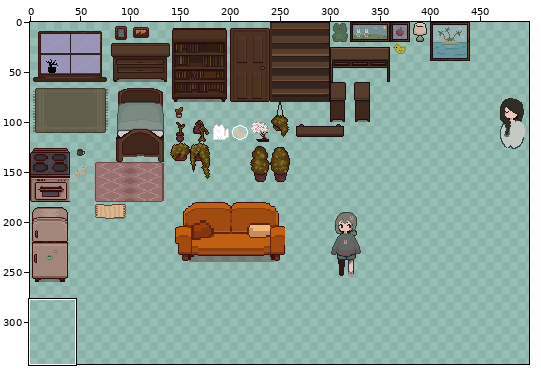
Edited in one commit: sprite sheet (Assets/Sprites/Tileset/furniture_1.png). The first picture is a wide view before the edit; the outline marks the close-up.
Close-up. The starting point:
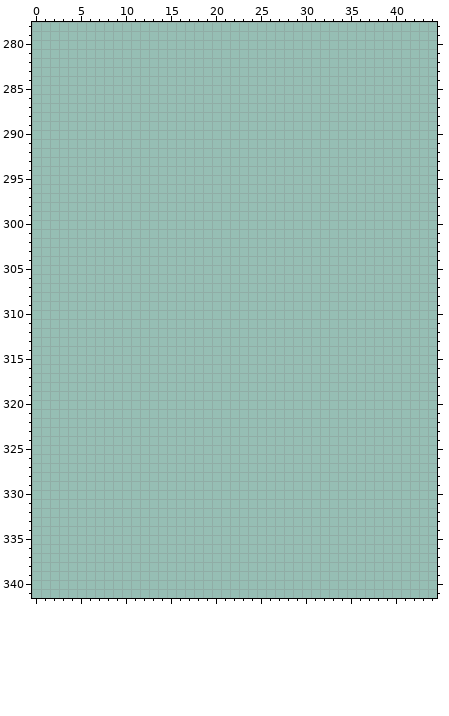
The file is 500x500 pixels. Colours within 5 levels of each other are drawn and written as one. Shown: x 0..44, y 278..341. The wide view leaves out empty margins. The commit also changed other parts of the picture, which this record leaves out.
And afterwards:
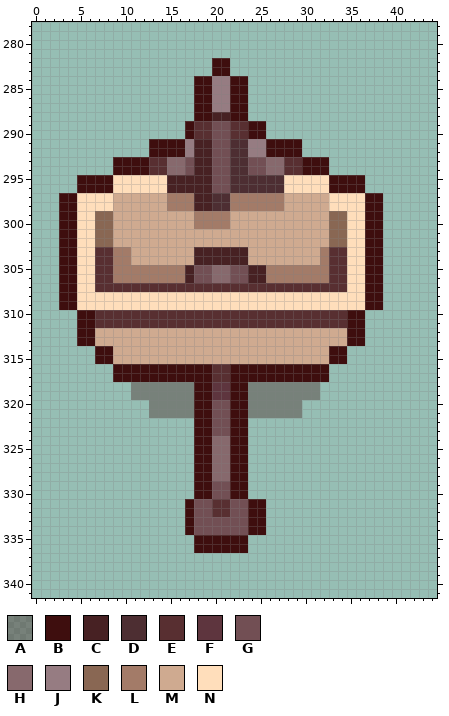
Palette (. is transparent): A #3e0e0e59  B #3e0e0e  C #472123  D #4d2e32  E #582f31  F #5e353e  G #724f54  H #87696d  J #967c82  K #896753  L #a37b68  M #cfaa90  N #ffdebb
The edit:
@@ x 0..44 @@
 281 .............................................
-282 .............................................
-283 .............................................
-284 .............................................
-285 .............................................
-286 .............................................
-287 .............................................
-288 .............................................
-289 .............................................
-290 .............................................
-291 .............................................
-292 .............................................
-293 .............................................
-294 .............................................
-295 .............................................
-296 .............................................
-297 .............................................
-298 .............................................
-299 .............................................
-300 .............................................
-301 .............................................
-302 .............................................
-303 .............................................
-304 .............................................
-305 .............................................
-306 .............................................
-307 .............................................
-308 .............................................
-309 .............................................
-310 .............................................
-311 .............................................
-312 .............................................
-313 .............................................
-314 .............................................
-315 .............................................
-316 .............................................
-317 .............................................
-318 .............................................
-319 .............................................
-320 .............................................
-321 .............................................
-322 .............................................
-323 .............................................
-324 .............................................
-325 .............................................
-326 .............................................
-327 .............................................
-328 .............................................
-329 .............................................
-330 .............................................
-331 .............................................
-332 .............................................
-333 .............................................
-334 .............................................
-335 .............................................
-336 .............................................
+282 ....................BB.......................
+283 ....................BB.......................
+284 ..................BBJJBB.....................
+285 ..................BBJJBB.....................
+286 ..................BBJJBB.....................
+287 ..................BBJJBB.....................
+288 ..................BBCCBB.....................
+289 .................BEEGGEEBB...................
+290 .................BEEGGEEBB...................
+291 .............BBBBJCCGGDDJJBBBB...............
+292 .............BBBBJCCGGDDJJBBBB...............
+293 .........BBBBEEHHGCCGGDDGGHHEEBBB............
+294 .........BBBBEEHHGCCGGDDGGHHEEBBB............
+295 .....BBBBNNNNNNCCCCCGGDDDDDDNNNNNBBBB........
+296 .....BBBBNNNNNNCCCCCGGDDDDDDNNNNNBBBB........
+297 ...BBNNNNMMMMMMLLLCCDDLLLLLLMMMMMNNNNBB......
+298 ...BBNNNNMMMMMMLLLCCDDLLLLLLMMMMMNNNNBB......
+299 ...BBNNKKMMMMMMMMMLLLLMMMMMMMMMMMKKNNBB......
+300 ...BBNNKKMMMMMMMMMLLLLMMMMMMMMMMMKKNNBB......
+301 ...BBNNKKMMMMMMMMMMMMMMMMMMMMMMMMKKNNBB......
+302 ...BBNNKKMMMMMMMMMMMMMMMMMMMMMMMMKKNNBB......
+303 ...BBNNEELLMMMMMMMCCCCCCMMMMMMMMLEENNBB......
+304 ...BBNNEELLMMMMMMMCCCCCCMMMMMMMMLEENNBB......
+305 ...BBNNEELLLLLLLLCGGHHGGCCLLLLLLLEENNBB......
+306 ...BBNNEELLLLLLLLCGGHHGGCCLLLLLLLEENNBB......
+307 ...BBNNEEEEEEEEEEEEEEEEEEEEEEEEEEEENNBB......
+308 ...BBNNNNNNNNNNNNNNNNNNNNNNNNNNNNNNNNBB......
+309 ...BBNNNNNNNNNNNNNNNNNNNNNNNNNNNNNNNNBB......
+310 .....BBEEEEEEEEEEEEEEEEEEEEEEEEEEEEBB........
+311 .....BBEEEEEEEEEEEEEEEEEEEEEEEEEEEEBB........
+312 .....BBMMMMMMMMMMMMMMMMMMMMMMMMMMMMBB........
+313 .....BBMMMMMMMMMMMMMMMMMMMMMMMMMMMMBB........
+314 .......BBMMMMMMMMMMMMMMMMMMMMMMMMBB..........
+315 .......BBMMMMMMMMMMMMMMMMMMMMMMMMBB..........
+316 .........BBBBBBBBBBBEEBBBBBBBBBBB............
+317 .........BBBBBBBBBBBEEBBBBBBBBBBB............
+318 ...........AAAAAAABBFFBBAAAAAAAA.............
+319 ...........AAAAAAABBFFBBAAAAAAAA.............
+320 .............AAAAABBGGBBAAAAAA...............
+321 .............AAAAABBGGBBAAAAAA...............
+322 ..................BBGGBB.....................
+323 ..................BBGGBB.....................
+324 ..................BBHHBB.....................
+325 ..................BBHHBB.....................
+326 ..................BBHHBB.....................
+327 ..................BBHHBB.....................
+328 ..................BBHHBB.....................
+329 ..................BBGGBB.....................
+330 ..................BBGGBB.....................
+331 .................BGGEEGGBB...................
+332 .................BGGEEGGBB...................
+333 .................BGGGGGGBB...................
+334 .................BGGGGGGBB...................
+335 ..................BBBBBB.....................
+336 ..................BBBBBB.....................
 337 .............................................
